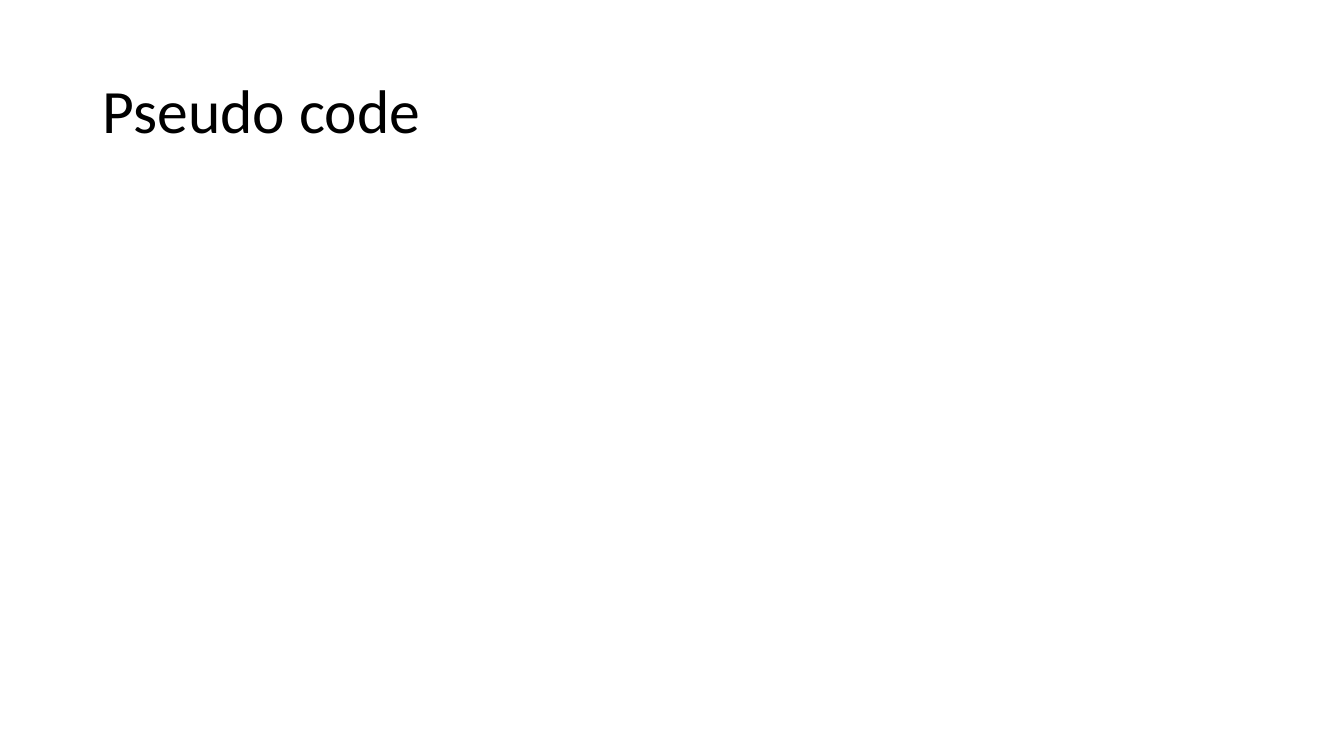
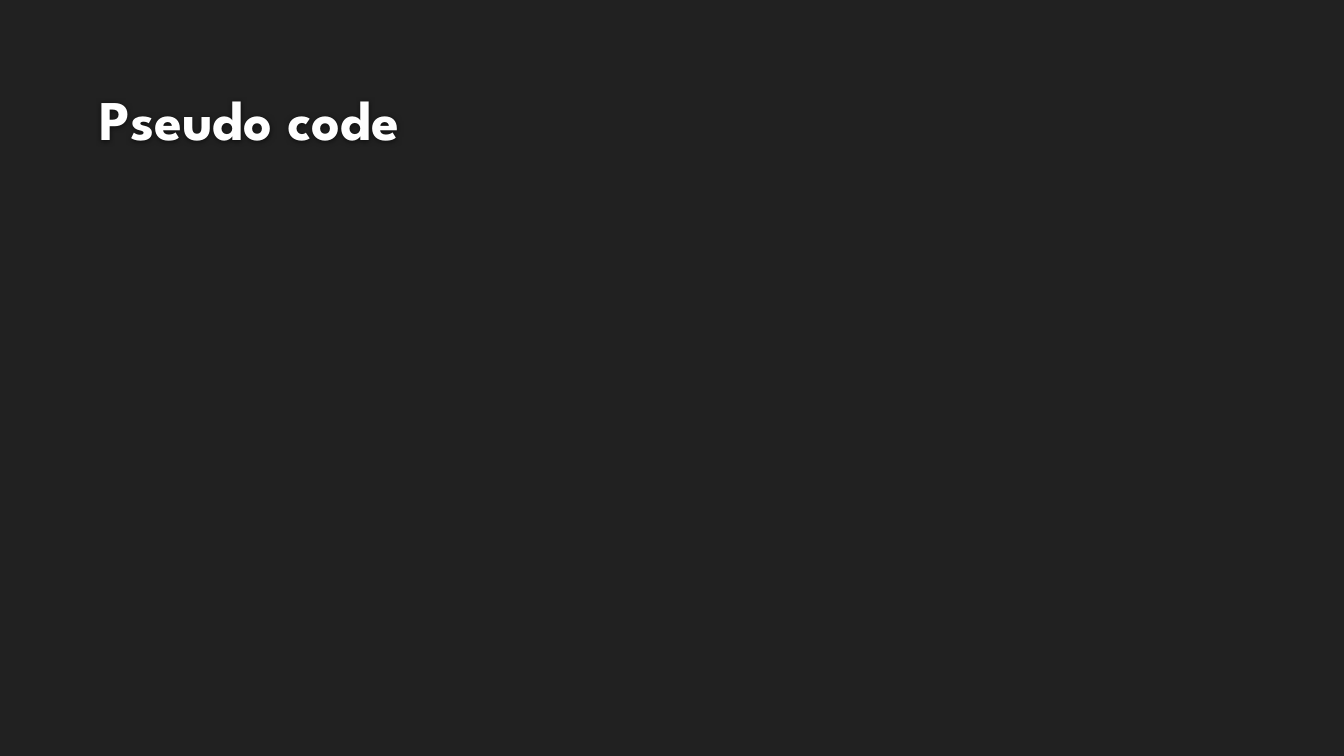
Before and after one commit to nishitmehta1/COT5405_DAA_GroupProgramming1, a slide deck: slide 2 of GP_Presentation.pptx. Drawn at 1344x756 pixels with LibreOffice and Linux fonts; fonts in the diff are those of the drawing; background and template pictures are left out. Boxes give left, top, right and bottom in pixels: in the first picture for what was removed or moved away, otherwise in the second. Text is boxed around its words. In the diff, an @@ line names an element or a change of style, - is before the commit and + after.

```diff
--- a/GP_Presentation.pptx
+++ b/GP_Presentation.pptx
@@ background #FFFFFF to #212121 @@
@@ title "Pseudo code": place and size @@
-title "Pseudo code" at (102,90,420,134)
+title "Pseudo code" at (99,101,399,141)
@@ title "Pseudo code" at (99,101,399,141): size 44 to 40 pt, font Calibri to League Spartan, text colour #000000 to #FEFEFE, bold on; line spacing 0.9 to 1; vertical alignment middle to bottom @@
```
Also in this commit, not shown: 12 other slides changed, 1 other file.
